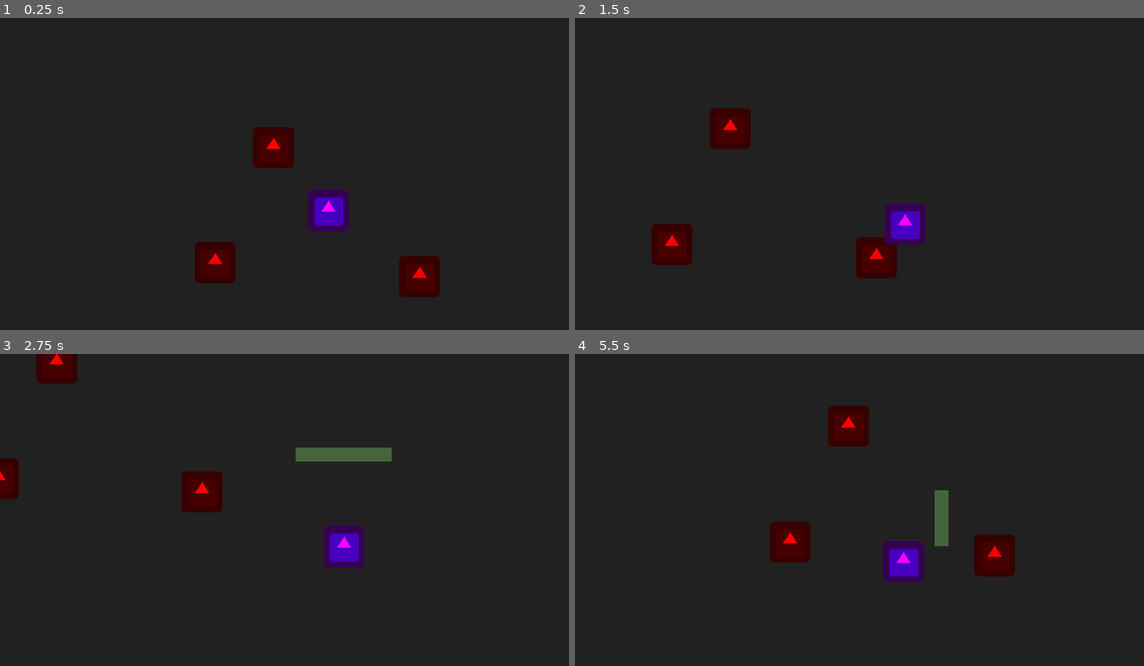
Above: before the commit, frames 1-4 (two rows, left to right).
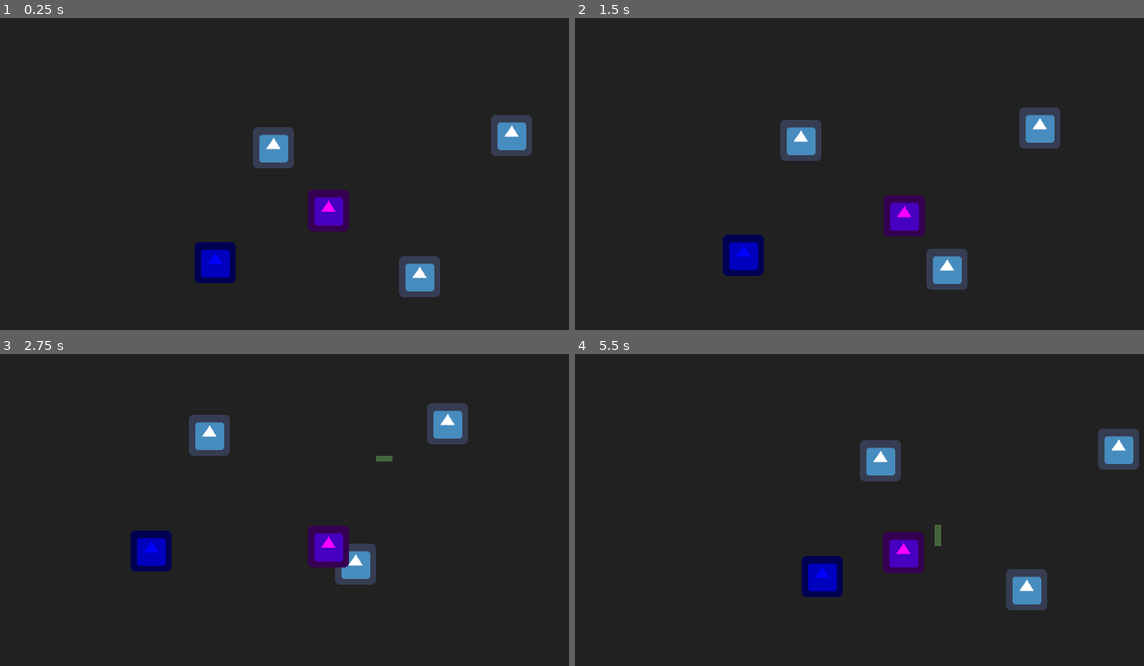
Above: after the commit, the same moments.

Repository: baioc/necro-crypt
Game: Godot game, scene res://map/scenes/World.tscn
Same seed, same stepped clock (60 frames per second), same inputs: the game is played once before the commit and once after it. The engine's default icon, where the game draws it, is replaced by a stand-in: a white triangle on a blue panel in a dark square.
Inputs (mouse positions are in pixels of both pictures, inside the frame that each line leads up to):
- Up to frame 1 (0.25 s): no input
- Up to frame 2 (1.5 s): tap Enter at 0.5 s; move the mouse to (1047, 192) at 0.52 s; press the mouse at (1047, 192) at 0.53 s; hold D (ui_right) 0.53-1.28 s; right-click (1047, 192) at 0.77 s; right-click (1047, 192) at 0.8 s; right-click (1047, 192) at 1.07 s; move the mouse to (774, 230) at 1.27 s; release the mouse at (774, 230) at 1.28 s; hold S (ui_down) from 1.28 s (still down); right-click (774, 230) at 1.35 s
- Up to frame 3 (2.75 s): right-click (199, 566) at 1.52 s; click (199, 566) at 1.55 s; right-click (199, 566) at 1.82 s; move the mouse to (392, 463) at 2.02 s; release S (ui_down) at 2.03 s; press the mouse at (392, 463) at 2.03 s; hold D (ui_right) from 2.03 s (still down); right-click (392, 463) at 2.3 s
- Up to frame 4 (5.5 s): move the mouse to (870, 622) at 2.77 s; release D (ui_right) at 2.78 s; release the mouse at (870, 622) at 2.78 s; hold W (ui_up) 2.78-3.53 s; click (870, 622) at 2.85 s; right-click (870, 622) at 3.02 s; right-click (870, 622) at 3.32 s; move the mouse to (1098, 603) at 3.52 s; hold A (ui_left) 3.53-5.03 s; right-click (1098, 603) at 3.6 s; right-click (1098, 603) at 3.77 s; right-click (1098, 603) at 4.07 s; tap Backspace (ui_cancel) at 4.15 s; move the mouse to (705, 488) at 4.27 s; click (705, 488) at 4.35 s; right-click (705, 488) at 4.52 s; right-click (705, 488) at 4.82 s; move the mouse to (933, 547) at 5.02 s; press the mouse at (933, 547) at 5.03 s; hold S (ui_down) from 5.03 s (still down); right-click (933, 547) at 5.3 s

The runs differ from the first frame. In frame 1, 3.7% of the frame differs, in the area x 34-94%, y 31-90%; in frame 2, 7.2%; in frame 3, 7.1%; in frame 4, 7.6%, in the area x 34-100%, y 16-83%.

Commit message:
Add Right Click to Necromance

Diff:
--- a/control/commander/Commander.gd
+++ b/control/commander/Commander.gd
@@ -1,7 +1,7 @@
 extends Control
 
 
-var selected := []
+var troops := []
 
 var initial_pos : Vector2
 
@@ -29,19 +29,28 @@
 
 
 func selection_apply():
-	for unit in selected:
-		unit.select(false)
-
-	selected.clear()
+	selection_clear()
 
 	for unit in $Selection/Area.get_overlapping_bodies():
-		unit.select(true)
-		selected.append(unit)
+		if unit.is_controllable():
+			selection_add(unit)
 
 	$Selection.set_visible(false)
 
 
-func _process(delta):
+func selection_clear():
+	for unit in troops:
+		unit.select(false)
+
+	troops.clear()
+
+
+func selection_add(unit):
+	unit.select(true)
+	troops.append(unit)
+
+
+func _physics_process(delta): # using _physics for world space state
 	if Input.is_action_just_pressed("ui_select"):
 		selection_begin(get_global_mouse_position())
 	elif Input.is_action_pressed("ui_select"):
@@ -49,8 +58,24 @@
 	elif Input.is_action_just_released("ui_select"):
 		selection_apply()
 
-	elif Input.is_action_just_pressed("ui_accept"):
-		for unit in selected:
-			if unit.is_controllable():
-				unit.goto(get_global_mouse_position())
-		# @TODO: other commands
+	if Input.is_action_just_pressed("ui_accept"):
+		# find at most 1 unit under mouse
+		var mouse := get_global_mouse_position()
+		var space := get_world_2d().get_direct_space_state()
+		var clicked := space.intersect_point(mouse, 1, [self], $Selection/Area.get_collision_mask())
+		var found = clicked.pop_front()
+
+		if found == null or found["collider"].is_controllable():
+			for unit in troops:
+				unit.goto(mouse)
+		elif found["collider"].is_dead():
+			found["collider"].reanimate()
+			selection_clear()
+			selection_add(found["collider"])
+		else:
+			for unit in troops:
+				unit.attack(found["collider"])
+
+	if Input.is_action_just_pressed("ui_cancel"):
+		for unit in troops:
+			unit.idle()
--- a/entities/Entity.gd
+++ b/entities/Entity.gd
@@ -5,35 +5,35 @@
 const ZERO := Vector2(0, 0)
 var velocity := ZERO
 
-signal health_changed
 export var health_max : int = 100
-var health := health_max
+onready var health := health_max
 
 export var attack_range := 35.0
 
 
-func health_update(delta):
-	emit_signal("health_changed", delta)
+func is_dead() -> bool:
+	return health <= 0
+
+
+func update_health(delta):
 	health = clamp(health + delta, 0, health_max) as int
-	if health <= 0:
+	if is_dead():
 		die()
 
 
-func get_max_health():
-	return health_max
-
-
 func die():
+	"""Perform any needed actions before freeing"""
 	queue_free()
+	pass
 
 
 func _control(delta):
-	# Control movement through velocity
+	"""Control Entity movement through velocity Vector"""
 	pass
 
 
 func _hit(dir : Vector2):
-	# @TODO: attack
+	"""@TODO: Perform an attack in specified direction"""
 	pass
 
 
--- a/entities/mobs/Monster.gd
+++ b/entities/mobs/Monster.gd
@@ -2,31 +2,39 @@
 
 
 export var friend : bool = false
+var selected : bool = false
 
 enum STATE { IDLE, MOVE, FIGHT }
 var state = STATE.IDLE
-
 var target : Node2D = null
 
 
 func goto(location : Vector2):
+	print("march!")
 	target = Node2D.new()
+	get_parent().add_child(target)
 	target.set_global_position(location)
 	state = STATE.MOVE
 
 
 func attack(entity : Node2D):
+	print("attack!")
 	target = entity
 	state = STATE.FIGHT
 
 
 func idle():
+	print("halt!")
 	target = null
 	state = STATE.IDLE
 
 
 func select(flag : bool):
-	$Selection.set_visible(flag)
+	selected = flag
+	if selected:
+		_on_mouse_entered()
+	else:
+		_on_mouse_exited()
 
 
 func is_controllable() -> bool:
@@ -35,10 +43,45 @@
 
 func control(flag : bool):
 	friend = flag
+	if not friend:
+		$Selection.set_modulate(Color.red)
+	else:
+		$Selection.set_modulate(Color.green)
+
+
+func die():
+	print("died.")
+	if not is_controllable():
+		idle()
+		select(false)
+		set_modulate(Color.blue)
+	else:
+		.die() # you only undie once
+
+
+func reanimate():
+	print("reanimate!")
+	update_health(health_max)
+	set_modulate(Color.white)
+	control(true)
+
+
+func _ready():
+	control(self.friend)
+
+
+func _control(delta):
+	match state:
+		STATE.MOVE:
+			_move()
+		STATE.FIGHT:
+			_fight()
+		STATE.IDLE:
+			_idle()
 
 
 func _move():
-	var dir := target.get_position() - self.get_global_position()
+	var dir := target.get_global_position() - self.get_global_position()
 	# @TODO: better unit formation when reaching target location
 	if dir.length() > attack_range:
 		# @TODO: pathfind towards target
@@ -48,7 +91,6 @@
 
 
 func _fight():
-	# @TODO: check if target was lost
 	if target == null:
 		idle()
 		return
@@ -61,15 +103,13 @@
 
 
 func _idle():
-	# @TODO: roam around when enemy, stand still when friend
 	velocity = ZERO
 
 
-func _control(delta):
-	match state:
-		STATE.MOVE:
-			_move()
-		STATE.FIGHT:
-			_fight()
-		STATE.IDLE:
-			_idle()
+func _on_mouse_entered():
+	$Selection.set_visible(true)
+
+
+func _on_mouse_exited():
+	if not selected:
+		$Selection.set_visible(false)
--- a/entities/mobs/Monster.tscn
+++ b/entities/mobs/Monster.tscn
@@ -5,14 +5,15 @@
 [ext_resource path="res://entities/mobs/sprites/selection.png" type="Texture" id=3]
 
 [node name="Monster" index="0" instance=ExtResource( 1 )]
+input_pickable = true
 collision_layer = 4
 collision_mask = 7
 script = ExtResource( 2 )
-
-[node name="Sprite" parent="." index="0"]
-self_modulate = Color( 1, 0, 0, 1 )
 
 [node name="Selection" type="Sprite" parent="." index="2"]
 visible = false
 light_mask = 9
 texture = ExtResource( 3 )
+
+[connection signal="mouse_entered" from="." to="." method="_on_mouse_entered"]
+[connection signal="mouse_exited" from="." to="." method="_on_mouse_exited"]
--- a/global/Global.gd
+++ b/global/Global.gd
@@ -4,6 +4,9 @@
 func _ready():
 	$Camera.set_target($Player)
 
+	# @NOTE: testing undeath
+	$Monsters/Monster_2.update_health(-$Monsters/Monster_2.health)
+
 
 func _process(delta):
 	if Input.is_action_pressed("ui_end"):
--- a/map/scenes/World.tscn
+++ b/map/scenes/World.tscn
@@ -18,14 +18,17 @@
 
 [node name="Monster_2" parent="Monsters" instance=ExtResource( 2 )]
 position = Vector2( 340.167, 382.772 )
-friend = true
 
 [node name="Monster_3" parent="Monsters" instance=ExtResource( 2 )]
 position = Vector2( 657.993, 404.01 )
 friend = true
 
+[node name="Monster_4" parent="Monsters" instance=ExtResource( 2 )]
+position = Vector2( 802.038, 184.619 )
+
 [node name="Player" parent="." instance=ExtResource( 3 )]
 position = Vector2( 512, 300 )
+speed = 100
 
 [node name="Commander" parent="." instance=ExtResource( 4 )]
 
--- a/project.godot
+++ b/project.godot
@@ -32,6 +32,7 @@
 "deadzone": 0.5,
 "events": [ Object(InputEventMouseButton,"resource_local_to_scene":false,"resource_name":"","device":-1,"alt":false,"sh …(213 unchanged characters)…
 , Object(InputEventKey,"resource_local_to_scene":false,"resource_name":"","device":0,"alt":false,"shift":false,"control":false,"meta":false,"command":false,"pressed":false,"scancode":16777238,"unicode":0,"echo":false,"script":null)
+, Object(InputEventKey,"resource_local_to_scene":false,"resource_name":"","device":0,"alt":false,"shift":false,"control":false,"meta":false,"command":false,"pressed":false,"scancode":16777221,"unicode":0,"echo":false,"script":null)
  ]
 }
 ui_select={
@@ -42,8 +43,9 @@
 }
 ui_cancel={
 "deadzone": 0.5,
-"events": [ Object(InputEventKey,"resource_local_to_scene":false,"resource_name":"","device":0,"alt":false,"shift":false,"control":false,"meta":false,"command":false,"pressed":false,"scancode":16777217,"unicode":0,"echo":false,"script":null)
+"events": [ Object(InputEventMouseButton,"resource_local_to_scene":false,"resource_name":"","device":-1,"alt":false,"shift":false,"control":false,"meta":false,"command":false,"button_mask":0,"position":Vector2( 0, 0 ),"global_position":Vector2( 0, 0 ),"factor":1.0,"button_index":3,"pressed":false,"doubleclick":false,"script":null)
 , Object(InputEventKey,"resource_local_to_scene":false,"resource_name":"","device":0,"alt":false,"shift":false,"control":false,"meta":false,"command":false,"pressed":false,"scancode":16777220,"unicode":0,"echo":false,"script":null)
+, Object(InputEventKey,"resource_local_to_scene":false,"resource_name":"","device":0,"alt":false,"shift":false,"control":false,"meta":false,"command":false,"pressed":false,"scancode":16777217,"unicode":0,"echo":false,"script":null)
  ]
 }
 ui_focus_next={
